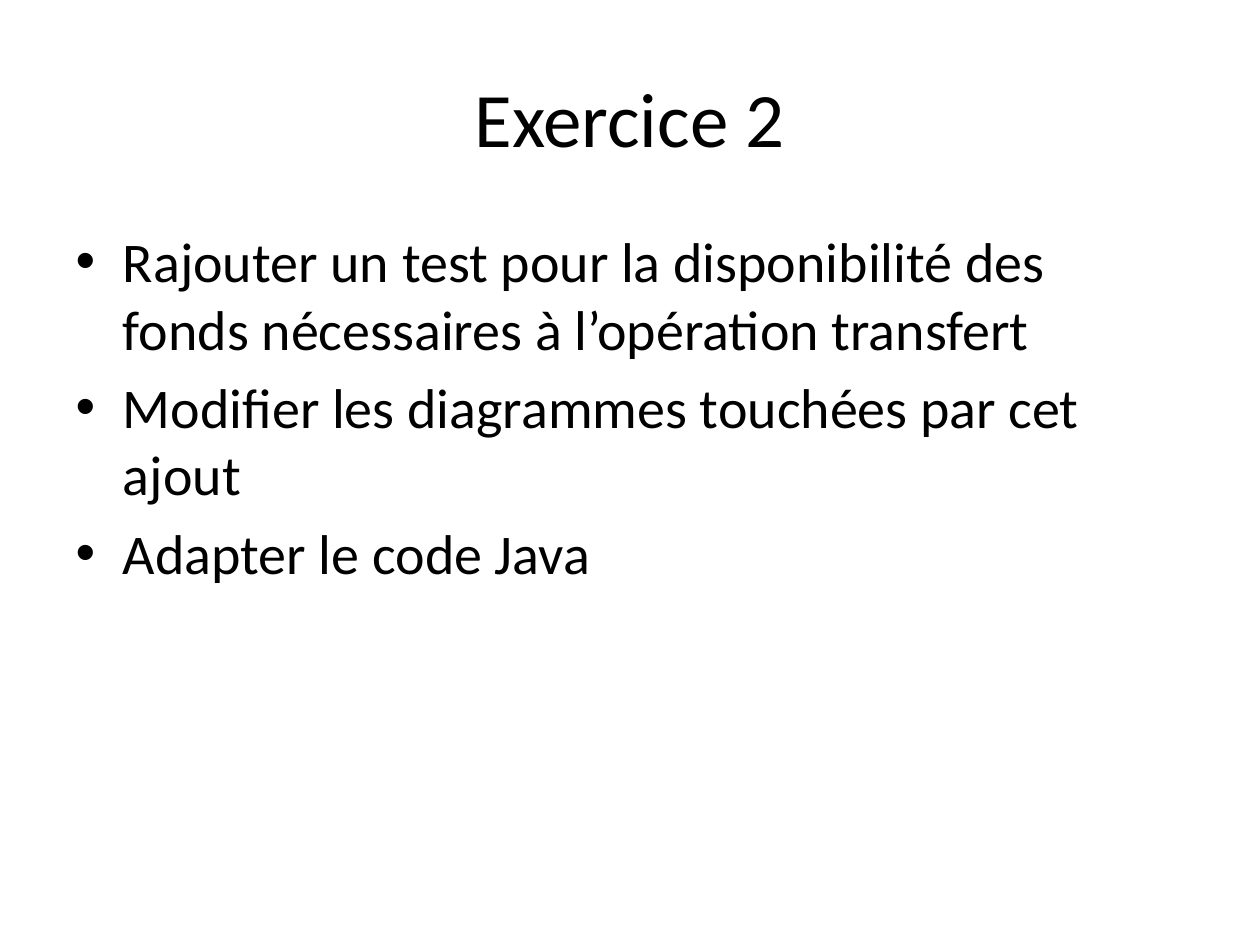
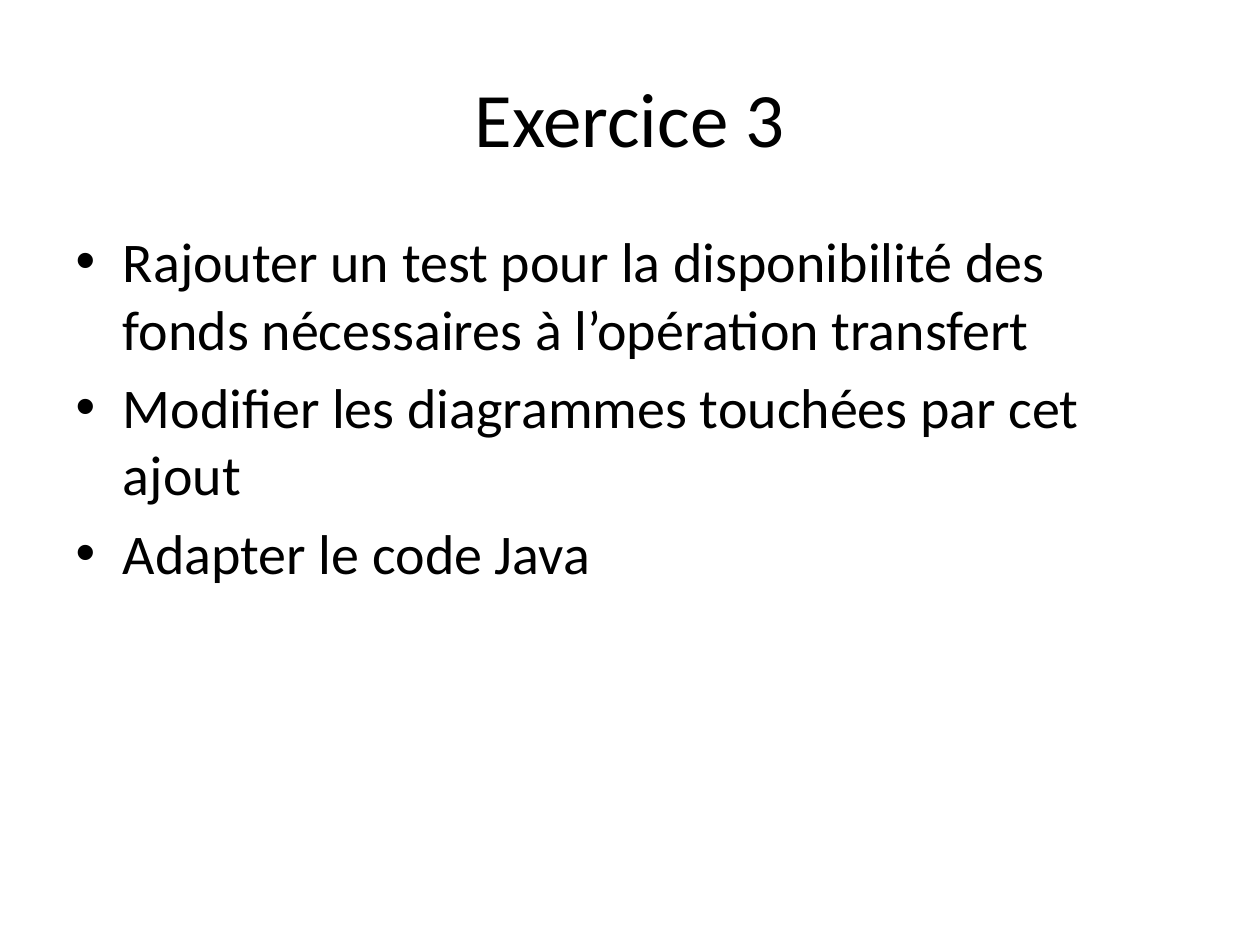
Before and after one commit to profesig/exosOO, a slide deck: slide 11 of Diagramme de séquence/L1- Concepts de base/L1 - Concepts de base.pptx (slide 10 before the commit). Drawn at 1260x945 pixels with LibreOffice and Linux fonts; fonts in the diff are those of the drawing. Boxes give left, top, right and bottom in pixels: in the first picture for what was removed or moved away, otherwise in the second. Text is boxed around its words. In the diff, an @@ line names an element or a change of style, - is before the commit and + after.

```diff
--- a/Diagramme de séquence/L1- Concepts de base/L1 - Concepts de base.pptx
+++ b/Diagramme de séquence/L1- Concepts de base/L1 - Concepts de base.pptx
@@ title at <box>475,94,785,148</box>: text changed @@
-Exercice 2
+Exercice 3
```
Also in this commit, not shown: 1 slide added.
